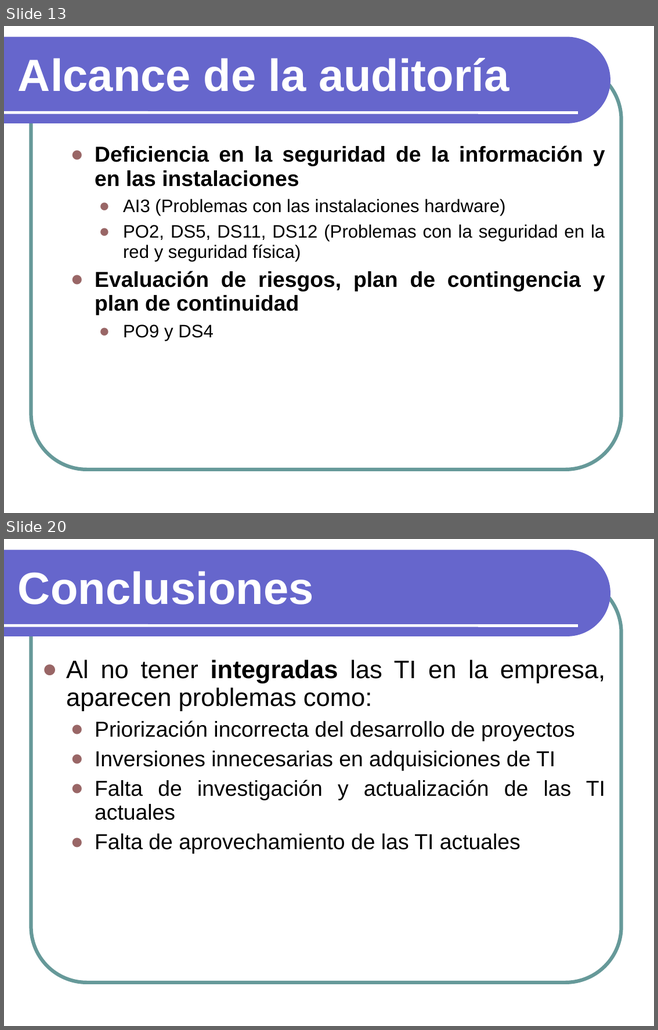
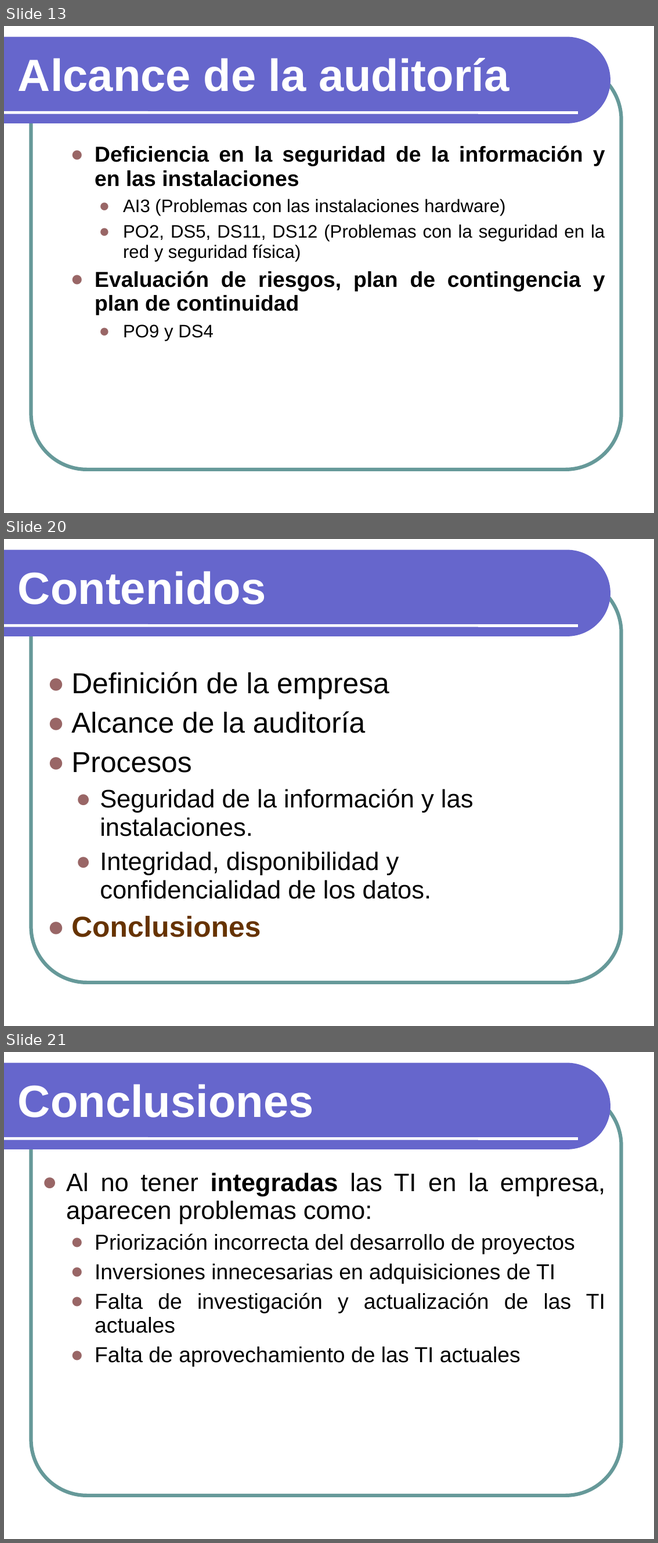
Before and after one commit to txedo/isi-auditoria, a slide deck: auditoria/presentacion/Presentacion.ppt. Shown one above the other, each under a label of ours: slides 13 and 20 before the commit, slides 13, 20 and 21 after it; the slides between them are not shown. The pictures are 658x1030 and 658x1543 pixels, drawn with LibreOffice and Linux fonts; fonts in the diff are those of the drawing. Boxes give left, top, right and bottom in pixels: in the first picture for what was removed or moved away, otherwise in the second. Text is boxed around its words. In the diff, an @@ line names an element or a change of style, - is before the commit and + after.

```diff
--- a/auditoria/presentacion/Presentacion.ppt
+++ b/auditoria/presentacion/Presentacion.ppt
@@ slide 20 added at bbox=[4, 539, 654, 1026], background #FFFFFF; not listed: 3 template elements that a slide beside it also shows @@
@@ text added at bbox=[18, 571, 266, 605], 50 pt, text #FFFFFF, bold @@
+Contenidos
@@ text added at bbox=[71, 672, 473, 937], 28 pt, text #000000 @@
+● Definición de la empresa
+● Alcance de la auditoría
+● Procesos
+  ● Seguridad de la información y las instalaciones.
+  ● Integridad, disponibilidad y confidencialidad de los datos.
+● Conclusiones
@@ what was slide 20 is now slide 21 @@
```
Also in this commit, not shown: 7 slides changed, 6 other slides added, 4 slides removed, 1 other file.
